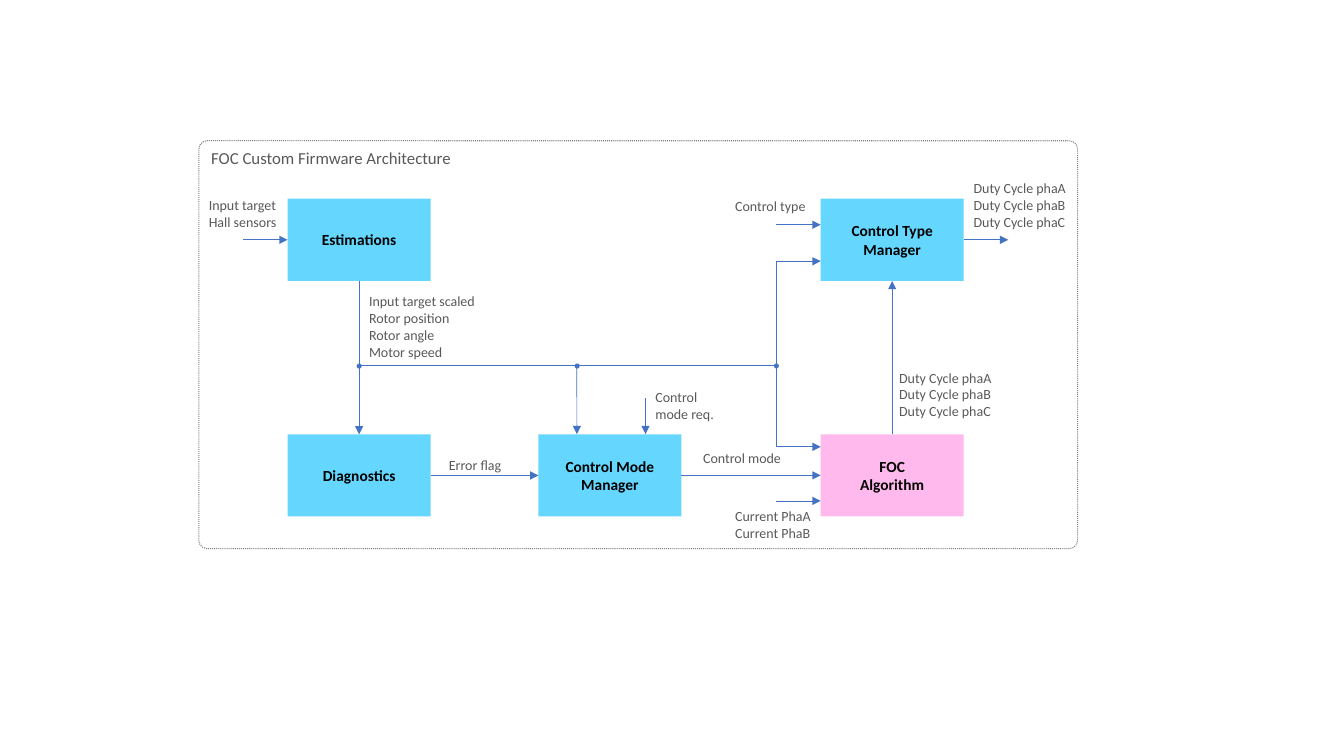
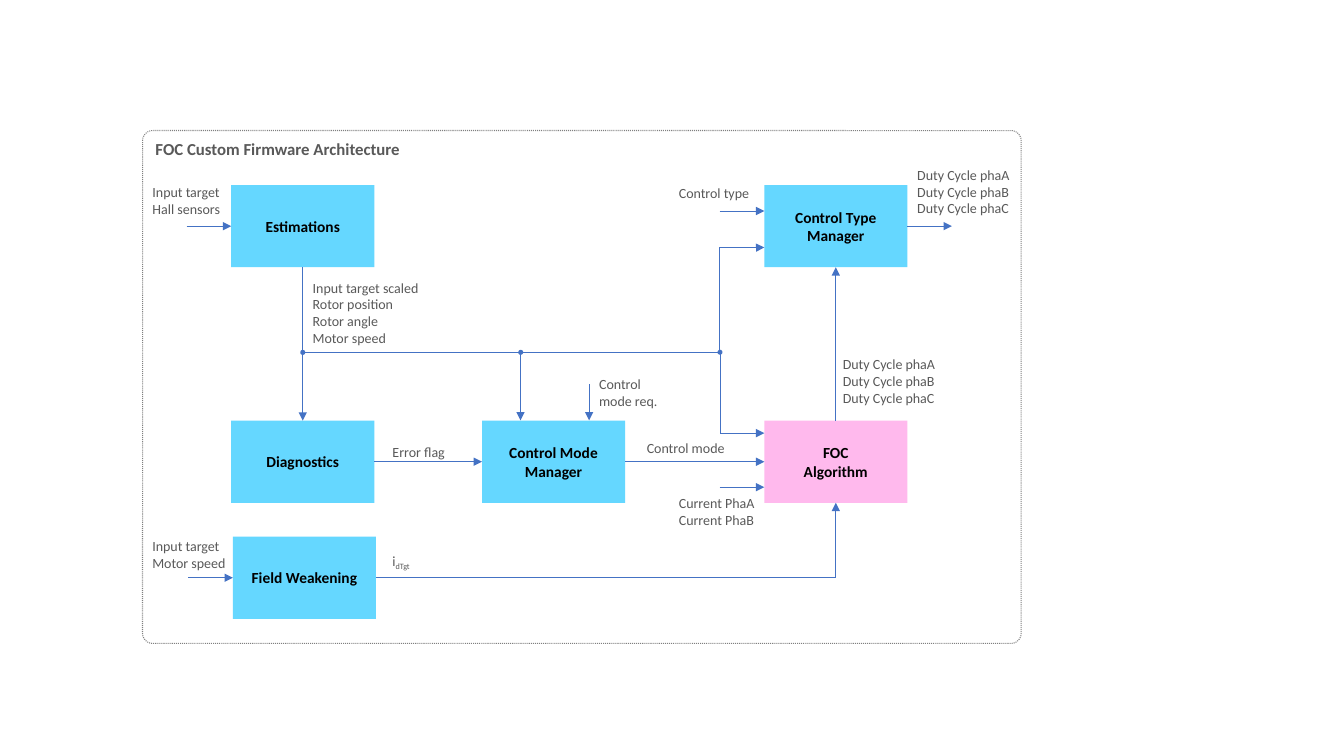
Before and after one commit to EFeru/hoverboard-firmware-hack-FOC, a slide deck: slide 1 of docs/firmware_architecture.pptx. Drawn at 1344x756 pixels with LibreOffice and Linux fonts; fonts in the diff are those of the drawing. Boxes give left, top, right and bottom in pixels: in the first picture for what was removed or moved away, otherwise in the second. Text is boxed around its words. In the diff, an @@ line names an element or a change of style, - is before the commit and + after.

Commit message:
Major improvements
- reduced FOC computational complexity by up to 20%, from 85% (old) to 65% (new)
- updated Field Weakening by allowing more freedom set-up: field weakening blended in the input fully, partially blended, or fully outside the input range
- major improvemets on current and speed limitations. It allows seemless limitation protection -> very happy with the result

```diff
--- a/docs/firmware_architecture.pptx
+++ b/docs/firmware_architecture.pptx
@@ rounded rectangle "FOC Custom Firmware Architecture": place and size @@
-rounded rectangle "FOC Custom Firmware Architecture" at bbox=[199, 141, 1078, 549]
+rounded rectangle "FOC Custom Firmware Architecture" at bbox=[142, 130, 1021, 643]
@@ rounded rectangle "FOC Custom Firmware Architecture" at bbox=[142, 130, 1021, 643]: bold on @@
@@ 10 arrows, 8 texts, 5 rectangles, 3 ellipses, 2 elbow arrows: place and size @@
-10 arrows, 8 texts, 5 rectangles, 3 ellipses, 2 elbow arrows at bbox=[209, 183, 1065, 538]
+10 arrows, 8 texts, 5 rectangles, 3 ellipses, 2 elbow arrows at bbox=[152, 170, 1009, 525]
@@ text "Control mode": place and size @@
-text "Control mode" at bbox=[703, 453, 781, 463]
+text "Control mode" at bbox=[647, 443, 725, 453]
@@ elbow arrow added from (376, 578) to (836, 503), #4472C4 0.5 pt @@
@@ rectangle added at bbox=[233, 536, 376, 618], fill #65D7FF, 11 pt, text #000000, bold @@
+Field Weakening
@@ text added at bbox=[152, 542, 225, 570], 10 pt, text #595959 @@
+Input target
+Motor speed
@@ text added at bbox=[383, 547, 423, 575], 10 pt, text #595959 @@
+idTgt
@@ arrow added from (189, 578) to (233, 578), #4472C4 0.5 pt @@
```
Also in this commit, not shown: 1 other slide changed, 1 slide added, 17 other files.
